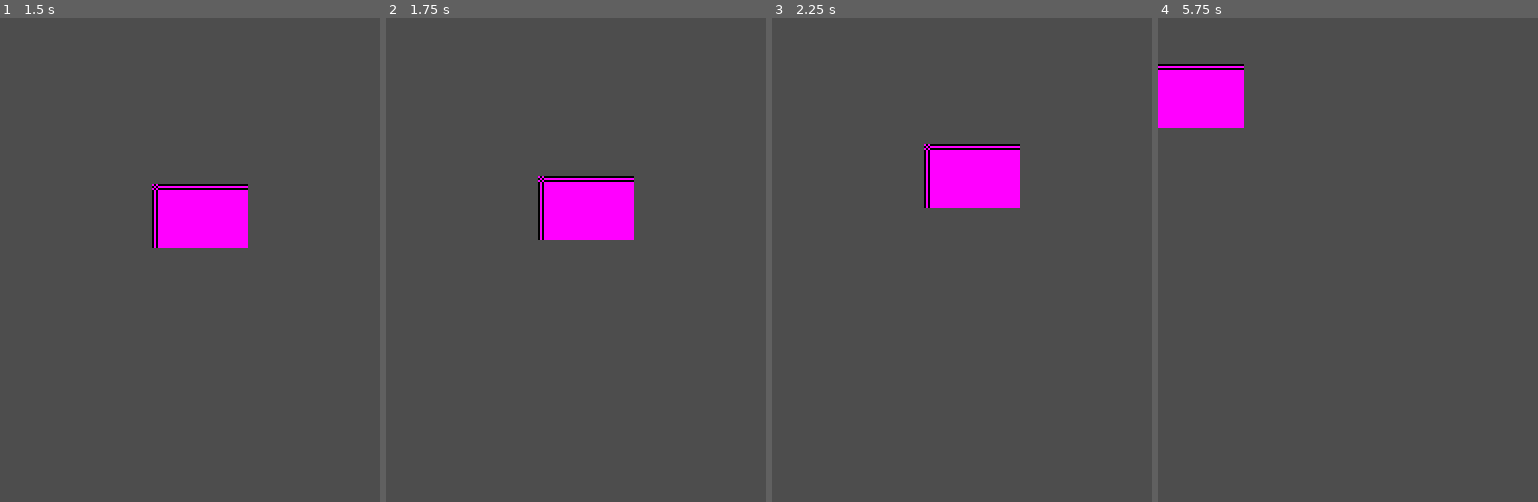
Above: before the commit, frames 1-4 (left to right).
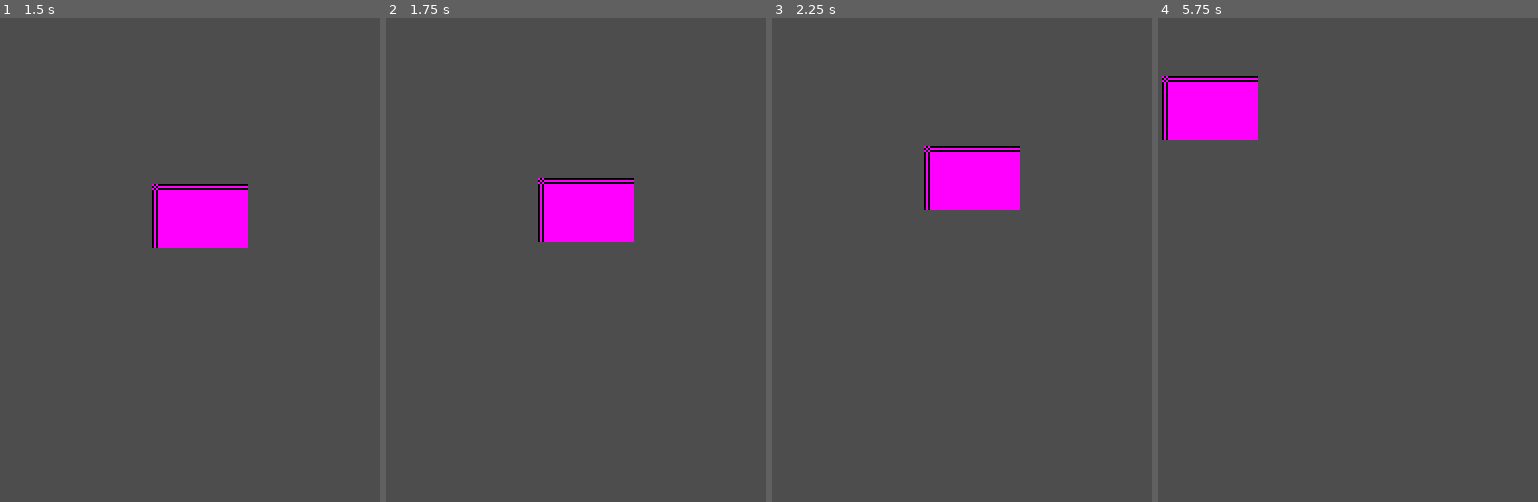
Above: after the commit, the same moments.

Repository: IRUSlan92I/ScrapFrontier
Game: Godot game, scene res://main.tscn
Same seed, same stepped clock (60 frames per second), same inputs: the game is played once before the commit and once after it.
Inputs:
- Up to frame 1 (1.5 s): click "Start" at 0.5 s; tap Enter at 1.25 s; hold Up (move_up) from 1.28 s (still down)
- Up to frame 2 (1.75 s): keep holding Up (move_up)
- Up to frame 3 (2.25 s): keep holding Up (move_up)
- Up to frame 4 (5.75 s): release Up (move_up) at 2.78 s; hold Left (move_left) 2.78-4.28 s; hold Down (move_down) 4.28-5.03 s; hold Right (move_right) from 5.03 s (still down)

Frame 1 is identical in both runs. In frame 2, 0.5% of the frame differs, in the area x 40-66%, y 32-47%; in frame 3, 0.5%; in frame 4, 2.0%, in the area x 0-27%, y 9-26%.

Commit message:
Added world collision

Diff:
--- a/game/entities/player.tscn
+++ b/game/entities/player.tscn
@@ -7,6 +7,7 @@
 script = ExtResource("1_3a8sv")
 
 [node name="Ship" parent="." instance=ExtResource("2_ktqbp")]
+motion_mode = 1
 size = Vector2(48, 32)
 acceleration = 46
 deceleration = 23
--- a/game/entities/ship.gd
+++ b/game/entities/ship.gd
@@ -1,10 +1,13 @@
-extends Node2D
+extends CharacterBody2D
 
 @export var size : Vector2:
 	set(value):
 		size = value
 		if $Sprite2D.texture:
 			$Sprite2D.texture.size = value
+		$CollisionShape2D.shape.radius = 0.9 * minf(size.x, size.y)/2
+		$CollisionShape2D.shape.height = 0.9 * maxf(size.x, size.y)
+		$CollisionShape2D.rotation = 0.0 if size.x < size.y else PI/2
 	get:
 		return size
 
@@ -12,7 +15,7 @@
 @export var deceleration : int
 @export var max_speed : int
 
-var _velocity : Vector2
+#var _velocity : Vector2
 
 
 func _ready() -> void:
@@ -21,29 +24,29 @@
 	$Sprite2D.texture = texture
 
 
-func _process(delta: float) -> void:
-	position += _velocity * delta
+func _physics_process(_delta: float) -> void:
+	var was_collided := move_and_slide()
+	if was_collided:
+		var normal := get_wall_normal()
+		velocity -= normal.abs() * velocity
+	print(was_collided, get_wall_normal(), velocity)
 
 
 func accelerate(direction: Vector2, delta: float) -> void:
 	var accel : Vector2 = direction * acceleration * delta
 	var decel : float = deceleration * delta
 
-	_velocity.x = _get_new_speed(accel.x, decel, _velocity.x)
-	_velocity.y = _get_new_speed(accel.y, decel, _velocity.y)
+	velocity.x = _get_new_speed(accel.x, decel, velocity.x)
+	velocity.y = _get_new_speed(accel.y, decel, velocity.y)
 
-	if _velocity.length() > max_speed:
-		_velocity = _velocity.normalized() * max_speed
+	if velocity.length() > max_speed:
+		velocity = velocity.normalized() * max_speed
 
 
 func _get_new_speed(accel: float, decel: float, current_speed: float) -> float:
 	if is_zero_approx(accel):
 		if absf(current_speed) < decel:
 			return 0.0
-		else:
-			if current_speed < 0:
-				return current_speed + decel
-			else:
-				return current_speed - decel
+		return current_speed + (decel if current_speed < 0 else -decel)
 	else:
 		return current_speed + accel
--- a/game/entities/ship.tscn
+++ b/game/entities/ship.tscn
@@ -1,8 +1,17 @@
-[gd_scene load_steps=2 format=3 uid="uid://jvyagshykmgb"]
+[gd_scene load_steps=3 format=3 uid="uid://jvyagshykmgb"]
 
 [ext_resource type="Script" uid="uid://cesibaqtrgotl" path="res://game/entities/ship.gd" id="1_6isjb"]
 
-[node name="Ship" type="Node2D"]
+[sub_resource type="CapsuleShape2D" id="CapsuleShape2D_6isjb"]
+height = 20.0
+
+[node name="Ship" type="CharacterBody2D"]
+disable_mode = 1
+motion_mode = 1
+wall_min_slide_angle = 3.1415927
 script = ExtResource("1_6isjb")
 
 [node name="Sprite2D" type="Sprite2D" parent="."]
+
+[node name="CollisionShape2D" type="CollisionShape2D" parent="."]
+shape = SubResource("CapsuleShape2D_6isjb")
--- a/game/passage.tscn
+++ b/game/passage.tscn
@@ -1,6 +1,31 @@
-[gd_scene load_steps=2 format=3 uid="uid://dgc0087kvarx6"]
+[gd_scene load_steps=3 format=3 uid="uid://dgc0087kvarx6"]
 
 [ext_resource type="Script" uid="uid://c6gpm3edyr4nu" path="res://game/passage.gd" id="1_ltkyg"]
 
-[node name="Passage" type="Node"]
+[sub_resource type="WorldBoundaryShape2D" id="WorldBoundaryShape2D_ltkyg"]
+
+[node name="Passage" type="StaticBody2D"]
 script = ExtResource("1_ltkyg")
+
+[node name="CollisionTop" type="CollisionShape2D" parent="."]
+position = Vector2(320, 0)
+rotation = 3.1415927
+shape = SubResource("WorldBoundaryShape2D_ltkyg")
+one_way_collision = true
+
+[node name="CollisionBottom" type="CollisionShape2D" parent="."]
+position = Vector2(320, 360)
+shape = SubResource("WorldBoundaryShape2D_ltkyg")
+one_way_collision = true
+
+[node name="CollisionLeft" type="CollisionShape2D" parent="."]
+position = Vector2(0, 180)
+rotation = 1.5707964
+shape = SubResource("WorldBoundaryShape2D_ltkyg")
+one_way_collision = true
+
+[node name="CollisionRight" type="CollisionShape2D" parent="."]
+position = Vector2(640, 180)
+rotation = -1.5707964
+shape = SubResource("WorldBoundaryShape2D_ltkyg")
+one_way_collision = true
--- a/project.godot
+++ b/project.godot
@@ -344,6 +344,10 @@
 ]
 }
 
+[layer_names]
+
+2d_physics/layer_1="Player"
+
 [rendering]
 
 textures/canvas_textures/default_texture_filter=0
